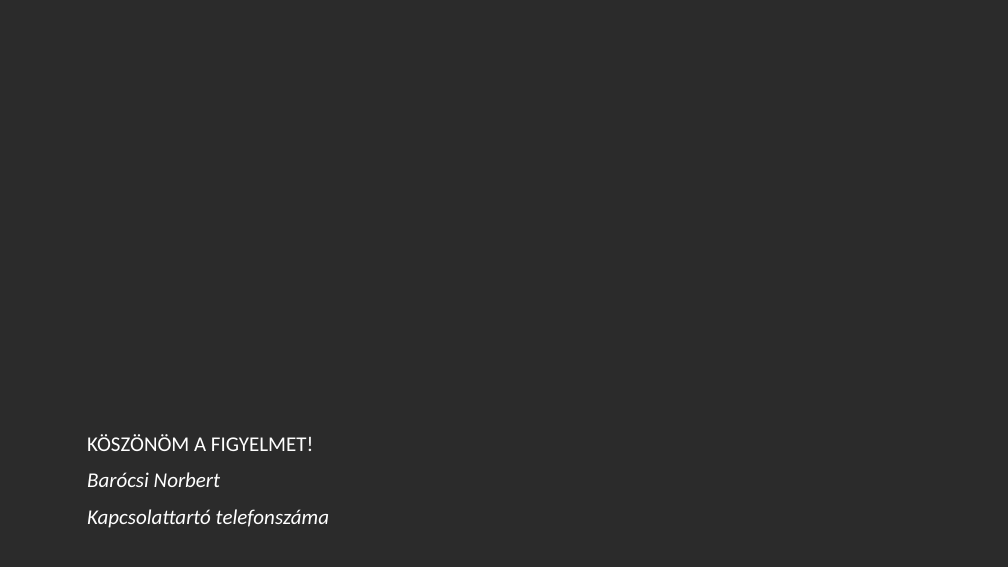
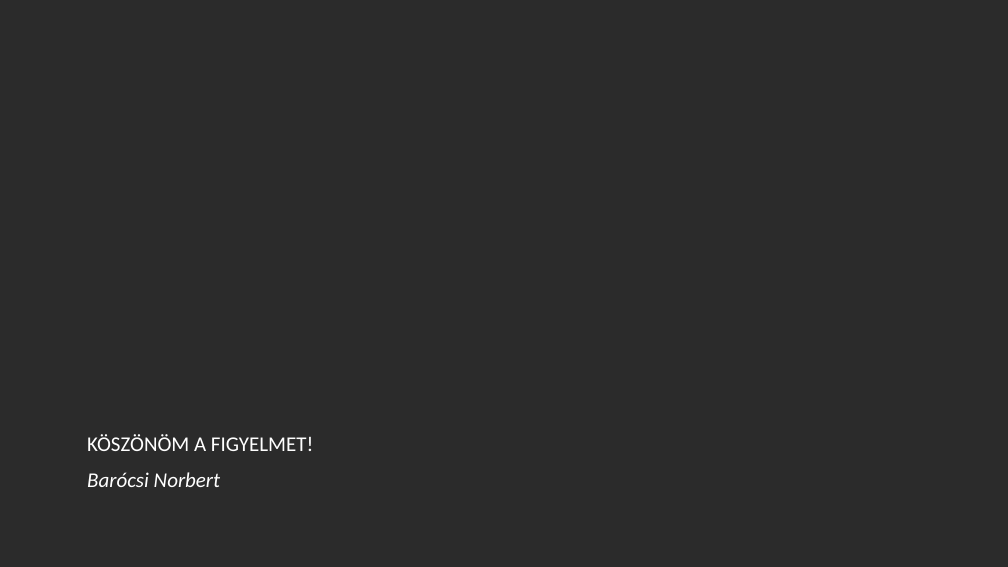
Before and after one commit to schonherz-java-ee-2016-summer/project, a slide deck: slide 8 of presentations/band/Barocsi_Norbert/prezi_JAVA_EE_barocsi_norbert.pptx. Drawn at 1008x567 pixels with LibreOffice and Linux fonts; fonts in the diff are those of the drawing; background and template pictures are left out; a plain dark background stands for a picture behind light text. Boxes give left, top, right and bottom in pixels: in the first picture for what was removed or moved away, otherwise in the second. Text is boxed around its words. In the diff, an @@ line names an element or a change of style, - is before the commit and + after.

```diff
--- a/presentations/band/Barocsi_Norbert/prezi_JAVA_EE_barocsi_norbert.pptx
+++ b/presentations/band/Barocsi_Norbert/prezi_JAVA_EE_barocsi_norbert.pptx
@@ text at (87,509,329,528): paragraph removed @@
-Kapcsolattartó telefonszáma
```
Also in this commit, not shown: 3 other slides changed.
